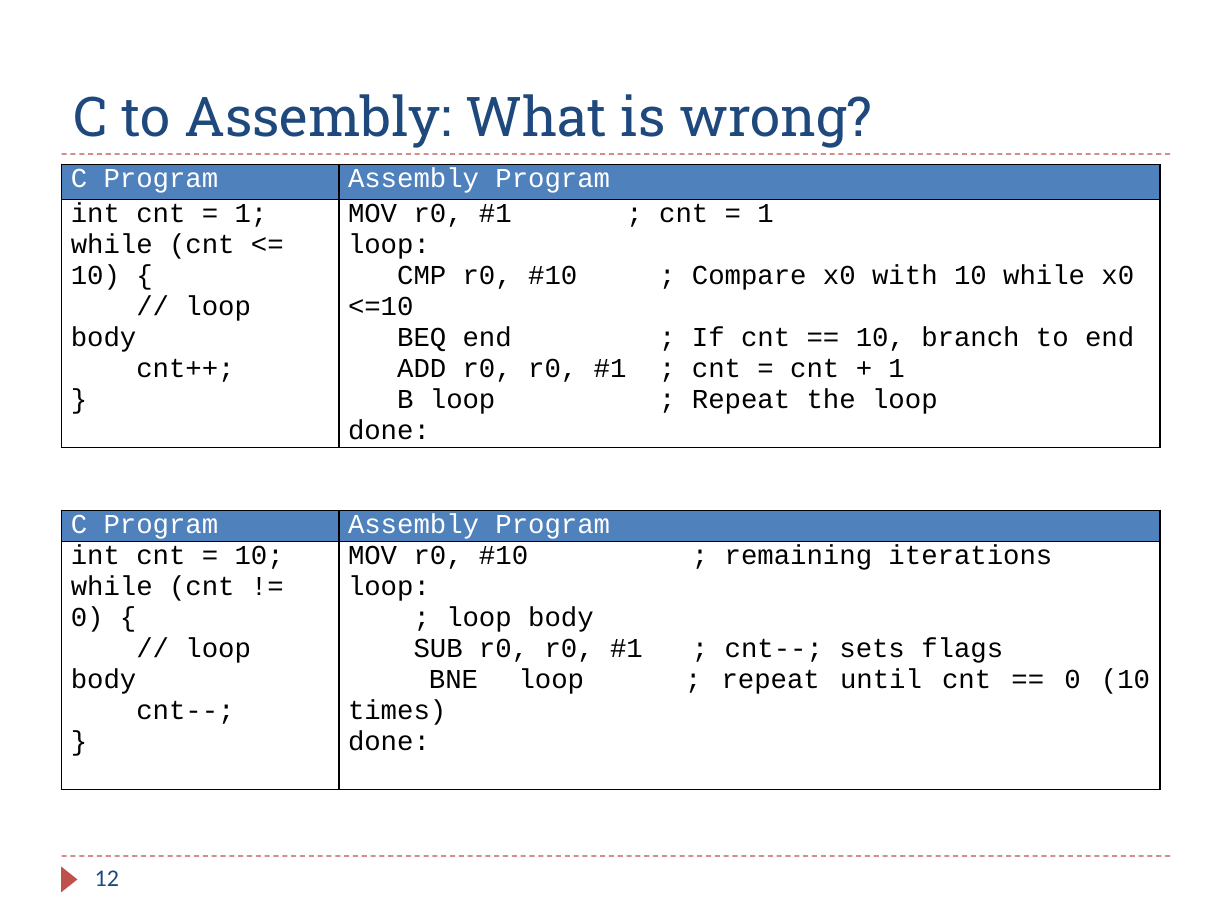
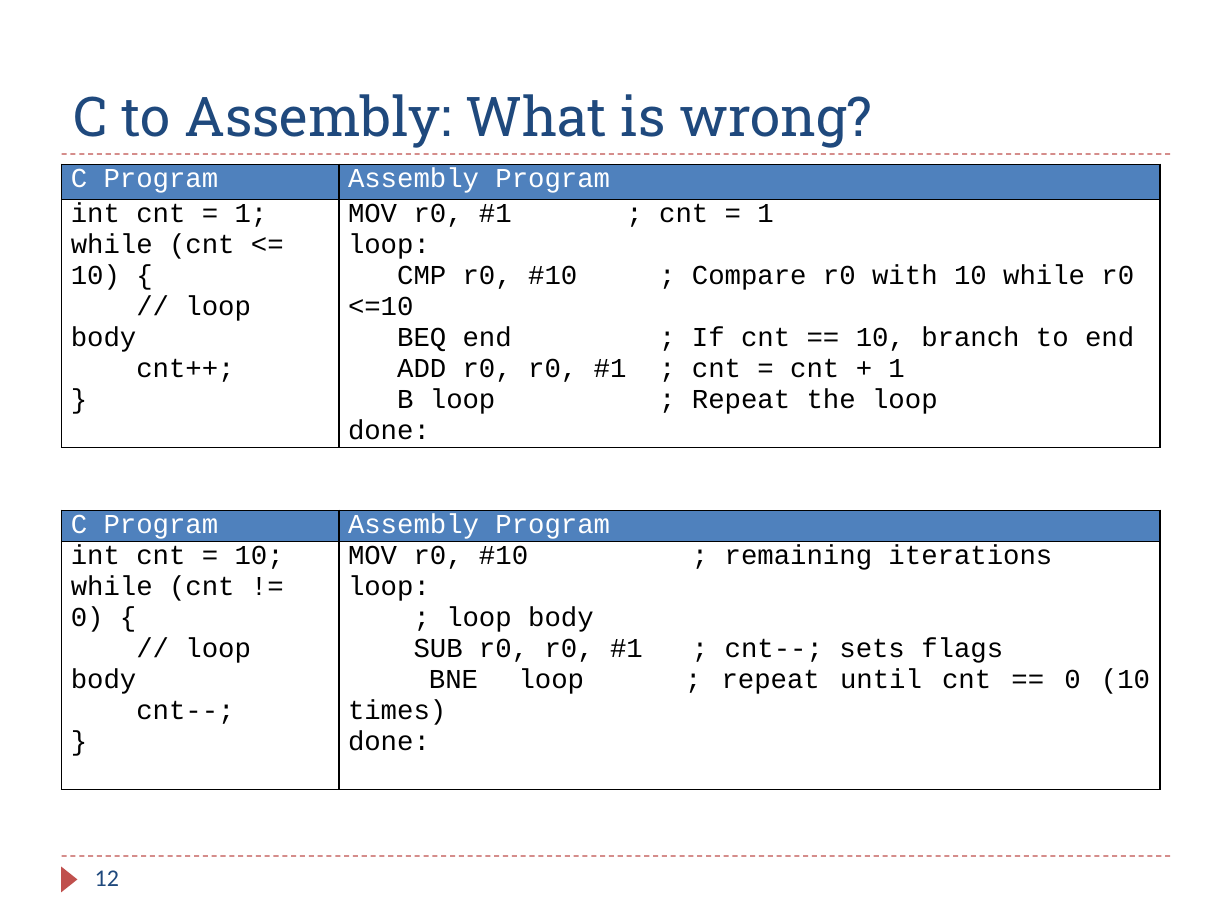
Before and after one commit to guhofstra/CSC111Fa25, a slide deck: slide 12 of PPTs/Ch6_ARM_Control_Flow_Exercises_ANS.pptx. Drawn at 1232x924 pixels with LibreOffice and Linux fonts; fonts in the diff are those of the drawing. Boxes give left, top, right and bottom in pixels: in the first picture for what was removed or moved away, otherwise in the second. Text is boxed around its words. In the diff, an @@ line names an element or a change of style, - is before the commit and + after.

```diff
--- a/PPTs/Ch6_ARM_Control_Flow_Exercises_ANS.pptx
+++ b/PPTs/Ch6_ARM_Control_Flow_Exercises_ANS.pptx
@@ table at (62,164,1161,447) @@
-row 2, column 2: MOV r0, #1 ; cnt = 1 / loop: / CMP r0, #10 ; Compare x0 with 10 while x0 <=10 BEQ end ; If cnt == 10, branch to end ADD r0, r0, #1 ; cnt = cnt + 1 B loop ; Repeat the loop / done:
+row 2, column 2: MOV r0, #1 ; cnt = 1 / loop: / CMP r0, #10 ; Compare r0 with 10 while r0 <=10 BEQ end ; If cnt == 10, branch to end ADD r0, r0, #1 ; cnt = cnt + 1 B loop ; Repeat the loop / done:
```
Also in this commit, not shown: 9 other slides changed, 1 slide added, 4 other files.
